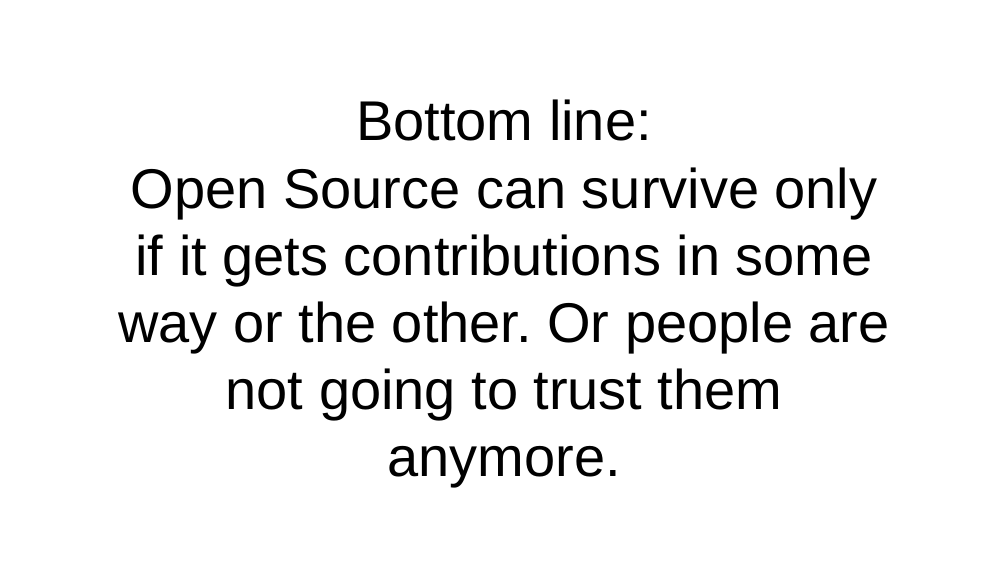
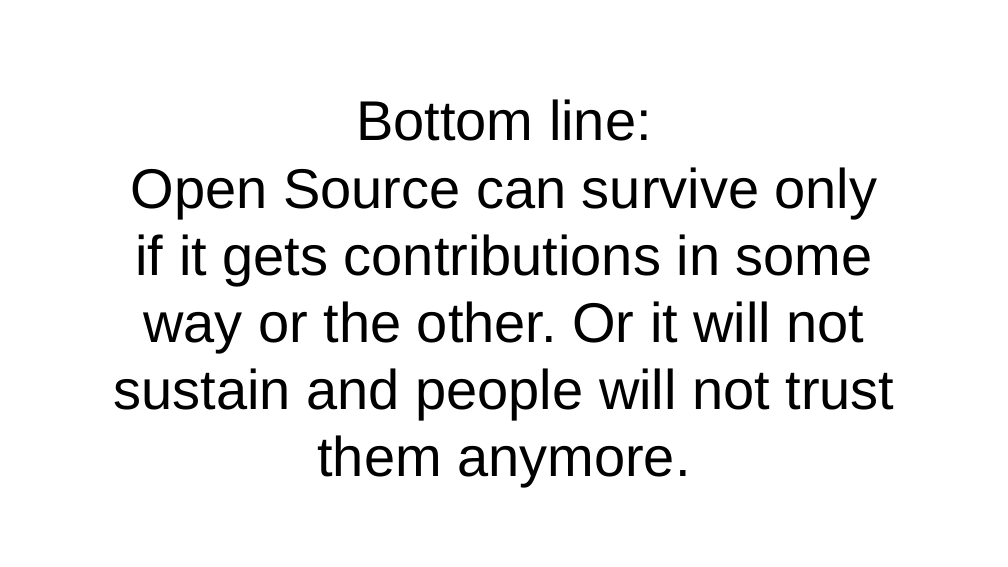
Before and after one commit to karuppiah7890/talks, a slide deck: slide 33 of contributing-to-helm/Contributing to Helm.pptx (slide 20 before the commit). Drawn at 1008x567 pixels with LibreOffice and Linux fonts; fonts in the diff are those of the drawing. Boxes give left, top, right and bottom in pixels: in the first picture for what was removed or moved away, otherwise in the second. Text is boxed around its words. In the diff, an @@ line names an element or a change of style, - is before the commit and + after.

```diff
--- a/contributing-to-helm/Contributing to Helm.pptx
+++ b/contributing-to-helm/Contributing to Helm.pptx
@@ text at box(114, 167, 895, 486): text changed @@
-Open Source can survive only if it gets contributions in some way or the other. Or people are not going to trust them anymore.
+Open Source can survive only if it gets contributions in some way or the other. Or it will not sustain and people will not trust them anymore.
```
Also in this commit, not shown: 8 other slides changed, 16 slides added, 4 slides removed, 2 other files.
